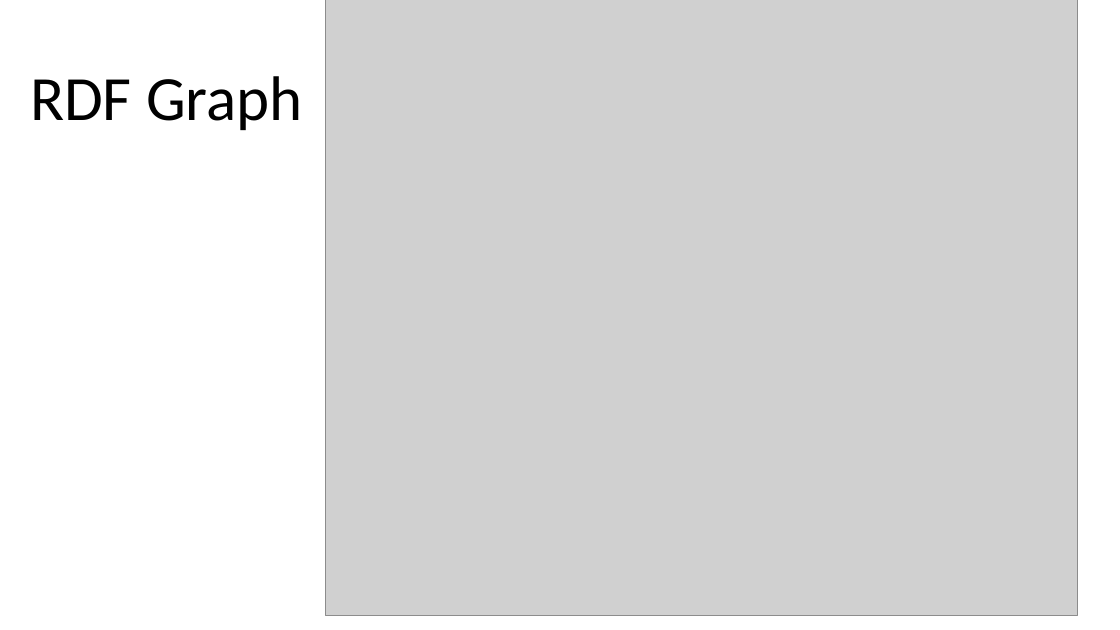
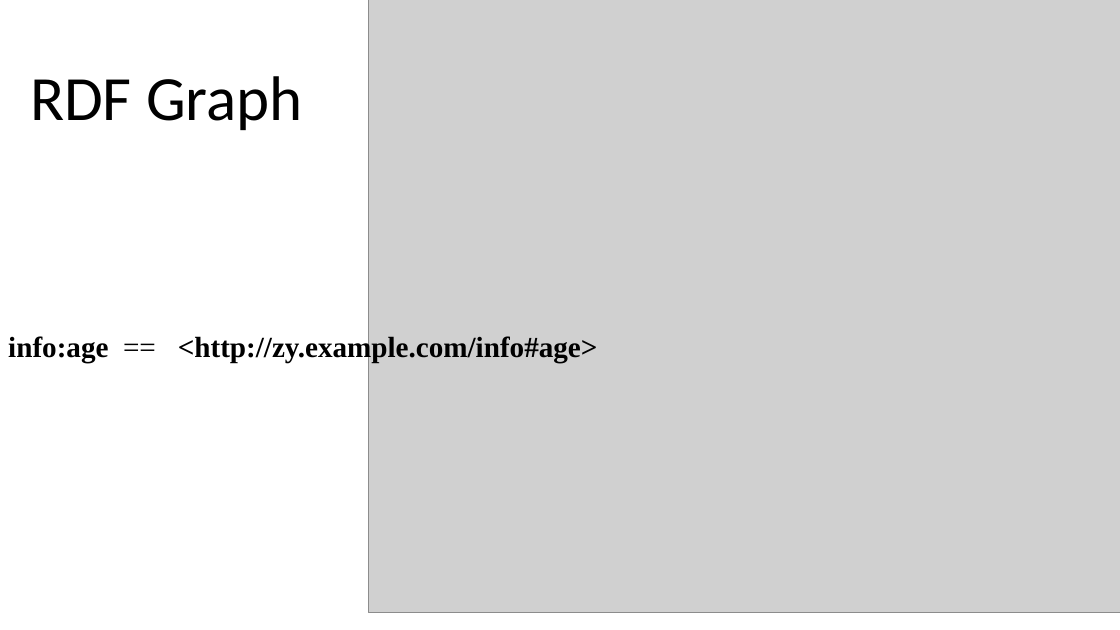
Before and after one commit to zyxdSTU/presetation, a slide deck: slide 6 of 知识图谱存储与查询/知识图谱的查询与存储.pptx. Drawn at 1120x630 pixels with LibreOffice and Linux fonts; fonts in the diff are those of the drawing; grey boxes stand for pictures. Boxes give left, top, right and bottom in pixels: in the first picture for what was removed or moved away, otherwise in the second. Text is boxed around its words. In the diff, an @@ line names an element or a change of style, - is before the commit and + after.

```diff
--- a/知识图谱存储与查询/知识图谱的查询与存储.pptx
+++ b/知识图谱存储与查询/知识图谱的查询与存储.pptx
@@ picture moved from (x1=326, y1=0, x2=1078, y2=616) to (x1=369, y1=0, x2=1120, y2=613) @@
@@ text added at (x1=8, y1=335, x2=598, y2=363), 25 pt, text #000000, bold @@
+info:age == <http://zy.example.com/info#age>
```
Also in this commit, not shown: 1 other slide changed, 1 other file.
